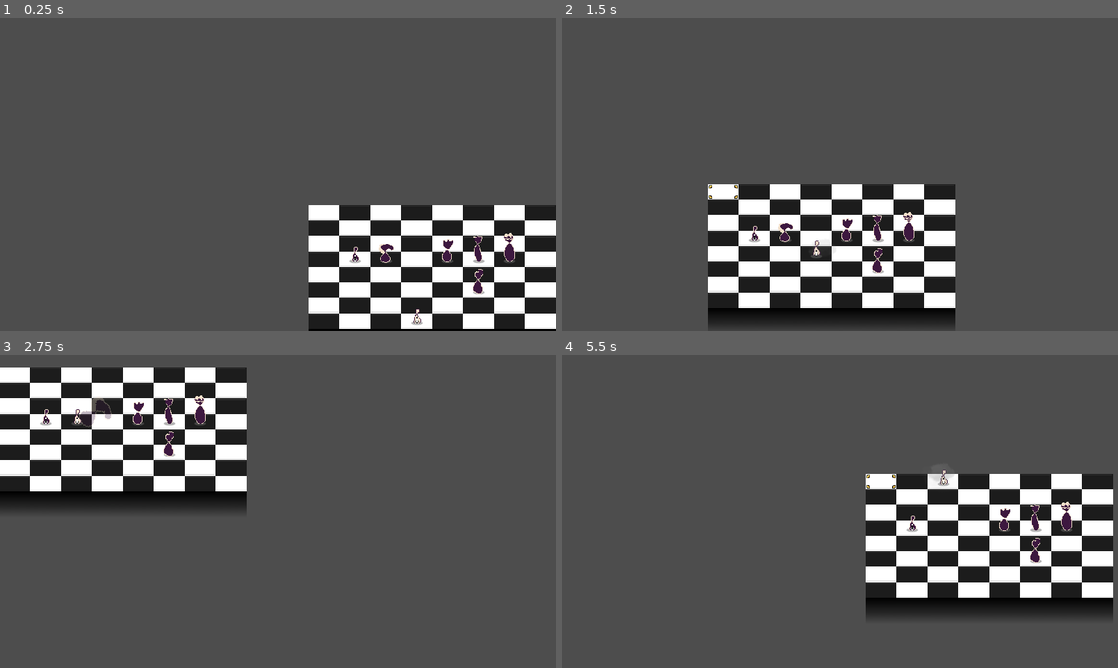
Above: before the commit, frames 1-4 (two rows, left to right).
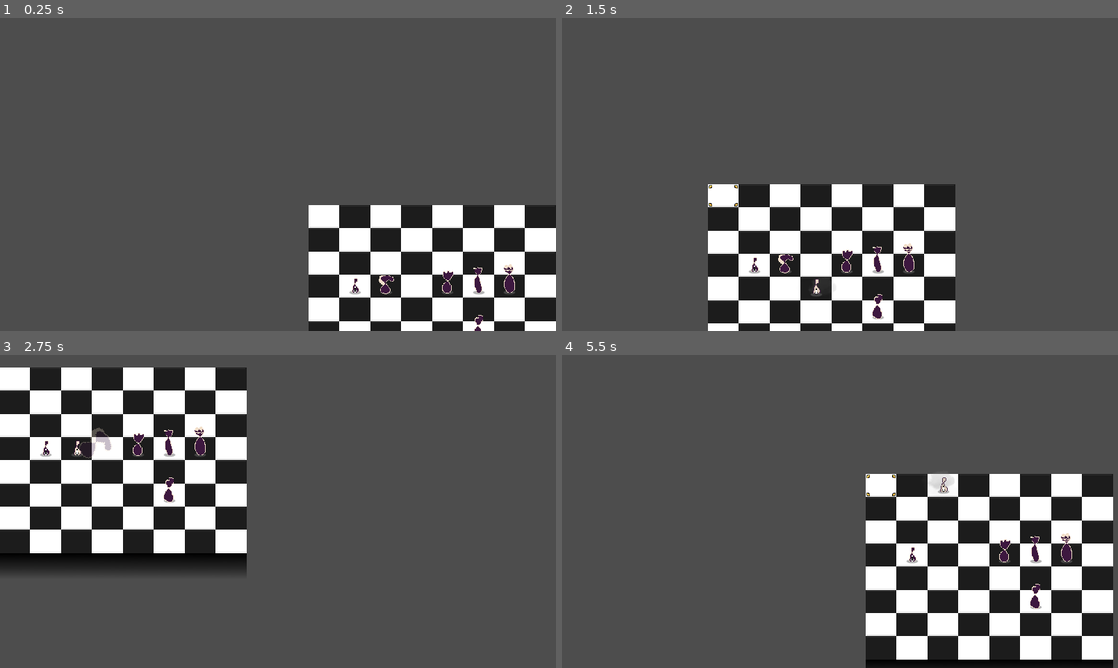
Above: after the commit, the same moments.

Repository: IAmNotIsaac/gwj-73
Game: Godot game, scene res://scenes/world.tscn
Same seed, same stepped clock (60 frames per second), same inputs: the game is played once before the commit and once after it.
Inputs (mouse positions are in pixels of both pictures, inside the frame that each line leads up to):
- Up to frame 1 (0.25 s): no input
- Up to frame 2 (1.5 s): tap Enter (ui_accept) at 0.5, 0.77 s; move the mouse to (873, 205) at 0.52 s; hold D (move_right) 0.53-1.28 s; click (873, 205) at 0.67 s; move the mouse to (728, 190) at 1.27 s; hold S (move_down) from 1.28 s (still down)
- Up to frame 3 (2.75 s): tap Enter (ui_accept) at 1.52 s; move the mouse to (333, 442) at 2.02 s; release S (move_down) at 2.03 s; hold D (move_right) from 2.03 s (still down)
- Up to frame 4 (5.5 s): move the mouse to (812, 574) at 2.77 s; release D (move_right) at 2.78 s; hold W (move_up) 2.78-3.53 s; click (812, 574) at 2.92 s; tap Enter (ui_accept) at 3.02, 3.77, 4.52 s; move the mouse to (1006, 558) at 3.52 s; hold A (move_left) 3.53-5.03 s; move the mouse to (673, 464) at 4.27 s; move the mouse to (867, 511) at 5.02 s; hold S (move_down) from 5.03 s (still down); click (867, 511) at 5.17 s

The runs differ from the first frame. In frame 1, 8.7% of the frame differs, in the area x 55-100%, y 64-100%; in frame 2, 10%; in frame 3, 19%, in the area x 0-45%, y 8-70%; in frame 4, 17%.

Commit message:
made selection hint adaptable to tile width and height constants and changed tile height

Diff:
--- /dev/null
+++ b/scenes/instantiables/selection_hint.gd
@@ -0,0 +1,14 @@
+extends Node2D
+
+
+@onready var _top_left = $TopLeft
+@onready var _top_right = $TopRight
+@onready var _bottom_left = $BottomLeft
+@onready var _bottom_right = $BottomRight
+
+
+func _ready() -> void:
+	_top_left.position = Vector2(0.0, 0.0)
+	_top_right.position = Vector2(Board.TILE_WIDTH - 8, 0.0)
+	_bottom_left.position = Vector2(0.0, Board.TILE_HEIGHT - 8)
+	_bottom_right.position = Vector2(Board.TILE_WIDTH - 8, Board.TILE_HEIGHT - 8)
--- a/scenes/instantiables/selection_hint.tscn
+++ b/scenes/instantiables/selection_hint.tscn
@@ -1,5 +1,6 @@
-[gd_scene load_steps=5 format=3 uid="uid://dya1j6bhhjnj0"]
+[gd_scene load_steps=6 format=3 uid="uid://dya1j6bhhjnj0"]
 
+[ext_resource type="Script" path="res://scenes/instantiables/selection_hint.gd" id="1_55sfr"]
 [ext_resource type="Texture2D" uid="uid://cy4r1jb3ircnl" path="res://assets/textures/selection_hint_corner.png" id="1_yenb6"]
 
 [sub_resource type="Animation" id="Animation_eejv1"]
@@ -79,7 +80,7 @@
 "times": PackedFloat32Array(0, 0.5, 1),
 "transitions": PackedFloat32Array(1, 1, 1),
 "update": 0,
-"values": [Vector2(56, 0), Vector2(55, 1), Vector2(55, 1)]
+"values": [Vector2(0, 0), Vector2(-1, 1), Vector2(-1, 1)]
 }
 tracks/2/type = "value"
 tracks/2/imported = false
@@ -91,7 +92,7 @@
 "times": PackedFloat32Array(0, 0.5, 1),
 "transitions": PackedFloat32Array(1, 1, 1),
 "update": 0,
-"values": [Vector2(0, 24), Vector2(1, 23), Vector2(1, 23)]
+"values": [Vector2(0, 0), Vector2(1, -1), Vector2(1, -1)]
 }
 tracks/3/type = "value"
 tracks/3/imported = false
@@ -103,7 +104,7 @@
 "times": PackedFloat32Array(0, 0.5, 1),
 "transitions": PackedFloat32Array(1, 1, 1),
 "update": 0,
-"values": [Vector2(56, 24), Vector2(55, 23), Vector2(55, 23)]
+"values": [Vector2(0, 0), Vector2(-1, -1), Vector2(-1, -1)]
 }
 
 [sub_resource type="AnimationLibrary" id="AnimationLibrary_t36ok"]
@@ -113,6 +114,7 @@
 }
 
 [node name="SelectionHint" type="Node2D"]
+script = ExtResource("1_55sfr")
 
 [node name="TopLeft" type="Sprite2D" parent="."]
 texture = ExtResource("1_yenb6")
--- a/src/board.gd
+++ b/src/board.gd
@@ -7,7 +7,7 @@
 signal state_changed
 
 const TILE_WIDTH := 64.0
-const TILE_HEIGHT := 32.0
+const TILE_HEIGHT := 48.0
 const _MASK_TYPE := 0b0000_1111
 const _MASK_TEAM := 0b1111_0000
 const _BOARD_TEXTURE := preload("res://assets/textures/board.png")
Binary file changed: assets/textures/board.png
